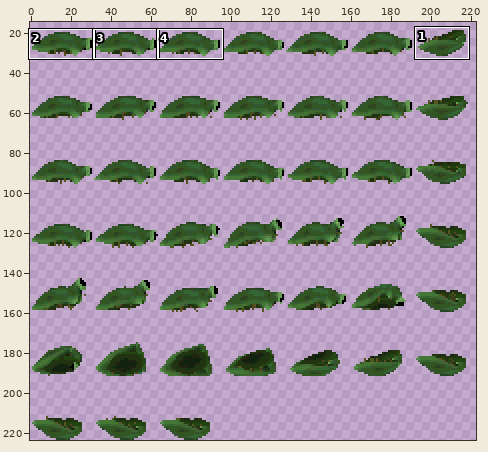
Two versions of one sprite sheet, Art/Blender/eybo/eybo.png. Above, an overview of the earlier version with the close-up marked.
Close-up. Before the edit:
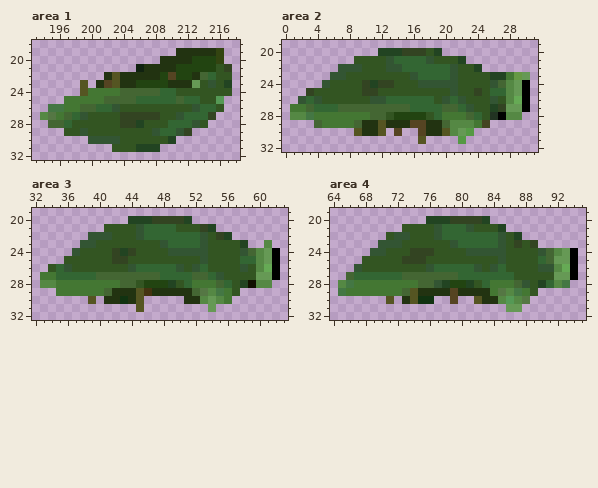
The file is 224x224 pixels. Colours within 5 levels of each other are drawn and written as one. Shown: area 1: x 193..218, y 18..32; area 2: x 0..31, y 19..32; area 3: x 32..63, y 19..32; area 4: x 64..95, y 19..32. The wide view leaves out empty margins. The commit also changed other parts of the picture, which this record leaves out.
Once edited:
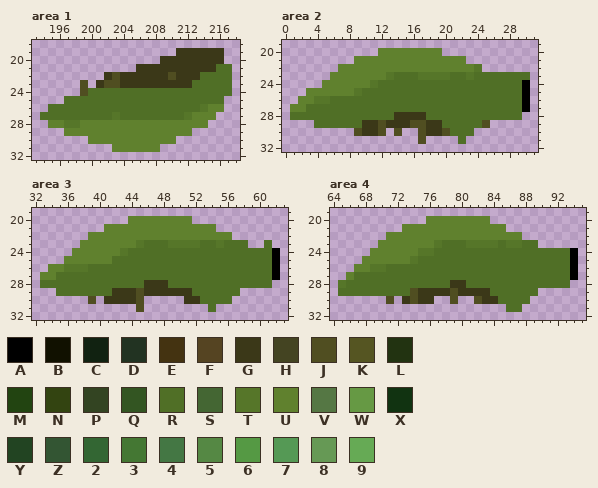
Palette (. is transparent): A #000000  B #111100  C #112211  D #223322  E #443311  F #554422  G #3b3818  H #444422  J #504e21  K #555522  L #223311  M #224411  N #334411  P #334422  Q #335522  R #506f26  S #446633  T #567629  U #60812e  V #557744  W #669944  X #113311  Y #224422  Z #335533  2 #336633  3 #447733  4 #447744  5 #558844  6 #559944  7 #559955  8 #669955  9 #66aa55
Difference:
Changed rows in their new state; - is an unchanged pixel.
Area 1:
first column x 194:
19 -----------------GGGGGG-
20 ---------------GGGGGGGG-
21 ------------GGGGGGGGGGRR
22 --------GJGGGGGGJGGGRRRR
23 -----J-GJJGGGGGGGGGRRRRR
24 -----JRRRRRRRRRRRRRRRRRR
25 ---RRRRRRRRRRRRRRRRRRRR-
26 -RRRRRRRRRRRRRRRRRRRTUU-
27 RRRRRRRRRTRRRRRRRRTUUU--
28 -UUTTUUUUUUUUUUUUUUUU---
29 ---UUUUUUUUUUUUUUUU-----
30 ------UUUUUUUUUUU-------
31 ---------UUUUUU---------
Area 2:
first column x 1:
20 -----------UUUUUUUU-----------
21 --------UUUUUUUUUUUUUU--------
22 ------UUUUUUUUUUUUUUUUUT------
23 -----UUUUUUUTRRRTTTTRRTRRRRRRR
24 ----UUUUUUTRRRRRRRRRRRRRRRRRR-
25 --UUUUUUTRRRRRRRRRRRRRRRRRRRR-
26 -UUTTRRRRRRRRRRRRRRRRRRRRRRRR-
27 UURRRRRRRRRRRRRRRRRRRRRRRRRRR-
28 RRRRRRRRRRRRRGGGGRRRRRRRRRRRR-
29 ---RRRRRRGGJGGGJJGGRRRRRJ-----
30 --------JGGJ-J--JGGJRRR-------
31 ----------------J----R--------
Area 3:
first column x 33:
20 -----------UUUUUUUU----------
21 --------UUUUUUUUUUUUUU-------
22 ------UUUUUUUUUUUUUUUUUU-----
23 -----UUUUUUUTRRRTTTTRRTRRR--R
24 ----UUUUUUTRRRRRRRRRRRRRRRRRR
25 ---UUUUUURRRRRRRRRRRRRRRRRRRR
26 -UUTTTRRRRRRRRRRRRRRRRRRRRRRR
27 UURRRRRRRRRRRRRRRRRRRRRRRRRRR
28 RRRRRRRRRRRRRGGGRRRRRRRRRRRRR
29 --RRRRRRRGGGJGGGGGGRRRRRR----
30 ------J-GGGGJ-----GGRRRR-----
31 ------------J--------R-------
Area 4:
first column x 65:
20 -----------UUUUUUUU----------
21 --------UUUUUUUUUUUUU--------
22 ------UUUUUUUUUUUUUUUUU------
23 -----UUUUUUUTRRRTTTTRTTRR----
24 ----UUUUUUTTRRRRRRRRRRRRRRRRR
25 ---UUUUUUTRRRRRRRRRRRRRRRRRRR
26 --UUTTRRRRRRRRRRRRRRRRRRRRRRR
27 -URRRRRRRRRRRRRRRRRRRRRRRRRRR
28 TRRRRRRRRRRRRRGGRRRRRRRRRRRRR
29 RRRRRRRRRJGGGGJGGGGRRRRRR----
30 ------J-GJGG--J--JGGRRRR-----
31 ---------------------RR------
Where, in picture pixels (left, top, right, bottom), the same in both close-ups:
changed: (40, 48, 232, 152)
changed: (290, 48, 530, 144)
changed: (40, 216, 272, 312)
changed: (338, 216, 570, 312)
